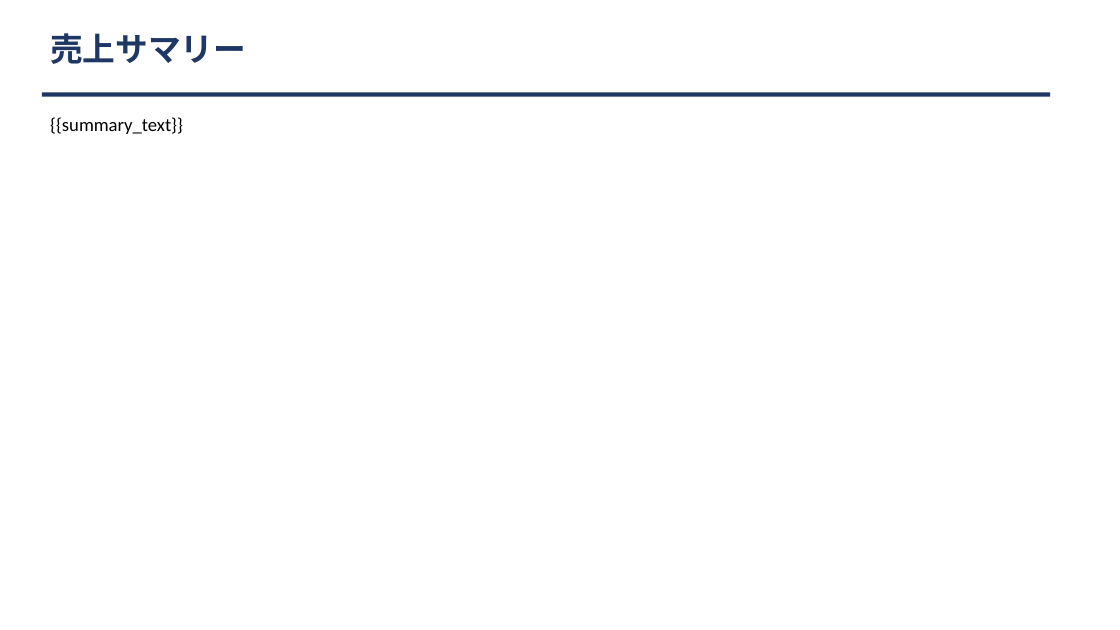
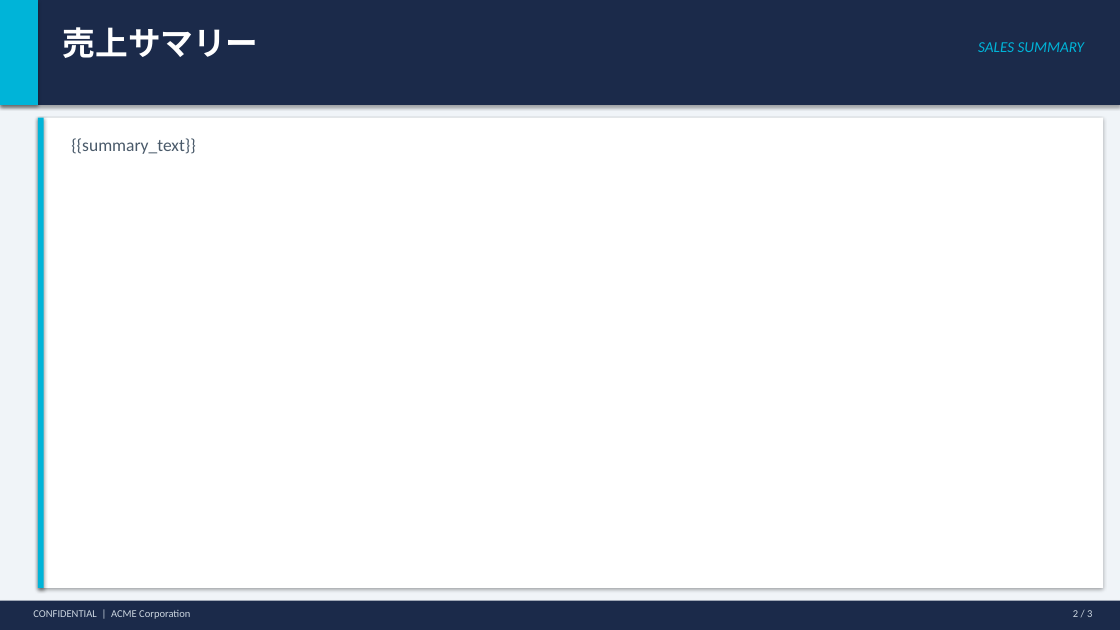
Before and after one commit to hide2064/makeReportOllama, a slide deck: slide 2 of data/template.pptx. Drawn at 1120x630 pixels with LibreOffice and Linux fonts; fonts in the diff are those of the drawing. Boxes give left, top, right and bottom in pixels: in the first picture for what was removed or moved away, otherwise in the second. Text is boxed around its words. In the diff, an @@ line names an element or a change of style, - is before the commit and + after.

```diff
--- a/data/template.pptx
+++ b/data/template.pptx
@@ background #FFFFFF to #F0F4F8 @@
@@ rectangle: place and size @@
-rectangle at box(42, 92, 1050, 97)
+rectangle at box(0, 0, 1120, 105)
@@ rectangle at box(0, 0, 1120, 105): fill #1F3764 to #1B2A4A; shadow on @@
@@ rectangle added at box(0, 0, 38, 105), fill #00B4D8 @@
@@ text "売上サマリー": place and size @@
-text "売上サマリー" at box(50, 33, 246, 64)
+text "売上サマリー" at box(63, 27, 259, 58)
@@ text "売上サマリー" at box(63, 27, 259, 58): text colour #1F3764 to #FFFFFF @@
@@ text added at box(978, 42, 1085, 52), 13 pt, text #00B4D8, italic @@
+SALES SUMMARY
@@ rectangle added at box(38, 118, 1103, 588), fill #FFFFFF @@
@@ rectangle added at box(38, 118, 44, 588), fill #00B4D8 @@
@@ text "{{summary_text}}": place and size @@
-text "{{summary_text}}" at box(50, 117, 183, 134)
+text "{{summary_text}}" at box(71, 138, 196, 154)
@@ text "{{summary_text}}" at box(71, 138, 196, 154): size 16 to 15 pt, text colour #000000 to #4A5A6A @@
@@ rectangle added at box(0, 601, 1120, 630), fill #1B2A4A @@
@@ text added at box(33, 610, 190, 619), 9 pt, text #CCD6E0 @@
+CONFIDENTIAL | ACME Corporation
@@ text added at box(1073, 610, 1092, 617), 9 pt, text #CCD6E0 @@
+2 / 3
```
Also in this commit, not shown: 2 other slides changed, 30 other files.
